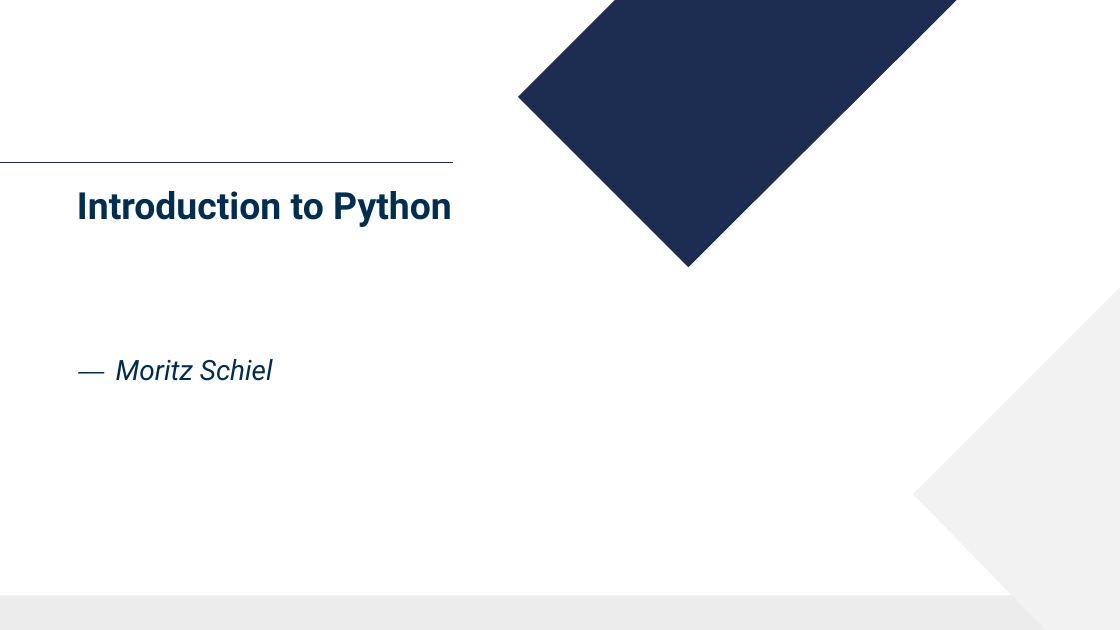
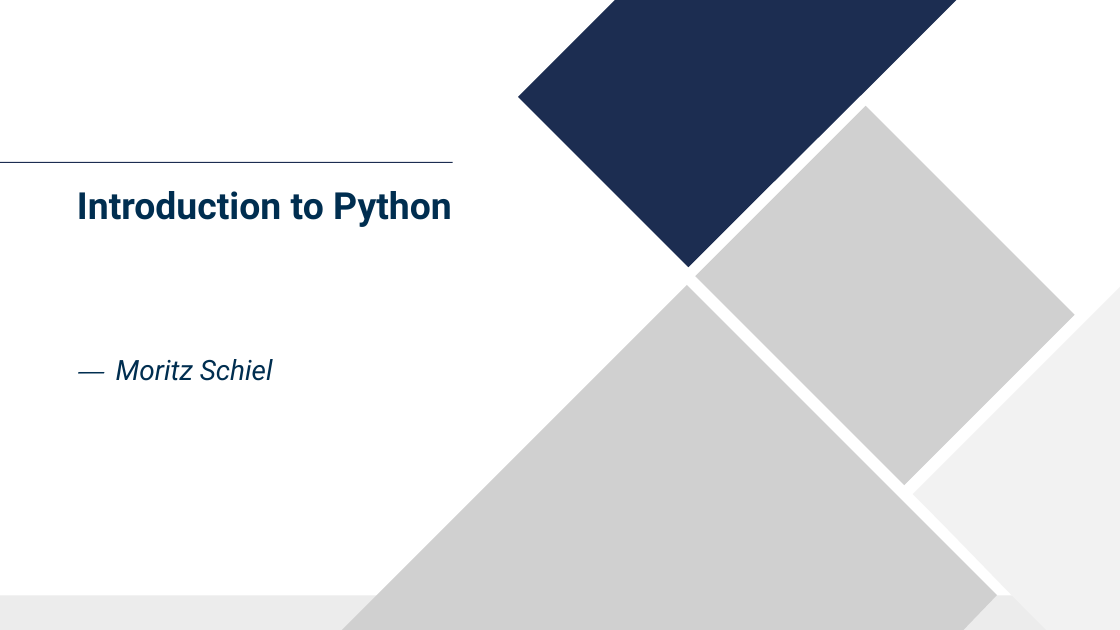
Before and after one commit to rl-institut/workshop, a slide deck: slide 1 of learn-python/presentations/2022-04-05_python_intro_draft.pptx. Drawn at 1120x630 pixels with LibreOffice and Linux fonts; fonts in the diff are those of the drawing; grey boxes stand for pictures; background and template pictures are left out. Boxes give left, top, right and bottom in pixels: in the first picture for what was removed or moved away, otherwise in the second. Text is boxed around its words. In the diff, an @@ line names an element or a change of style, - is before the commit and + after.

```diff
--- a/learn-python/presentations/2022-04-05_python_intro_draft.pptx
+++ b/learn-python/presentations/2022-04-05_python_intro_draft.pptx
@@ freeform shape at (x1=518, y1=0, x2=958, y2=267): outline redrawn @@
@@ picture added at (x1=696, y1=106, x2=1075, y2=485) @@
@@ picture added at (x1=335, y1=285, x2=998, y2=630) @@
```
Also in this commit, not shown: 3 other slides changed, 2 slides added, 3 slides removed.
